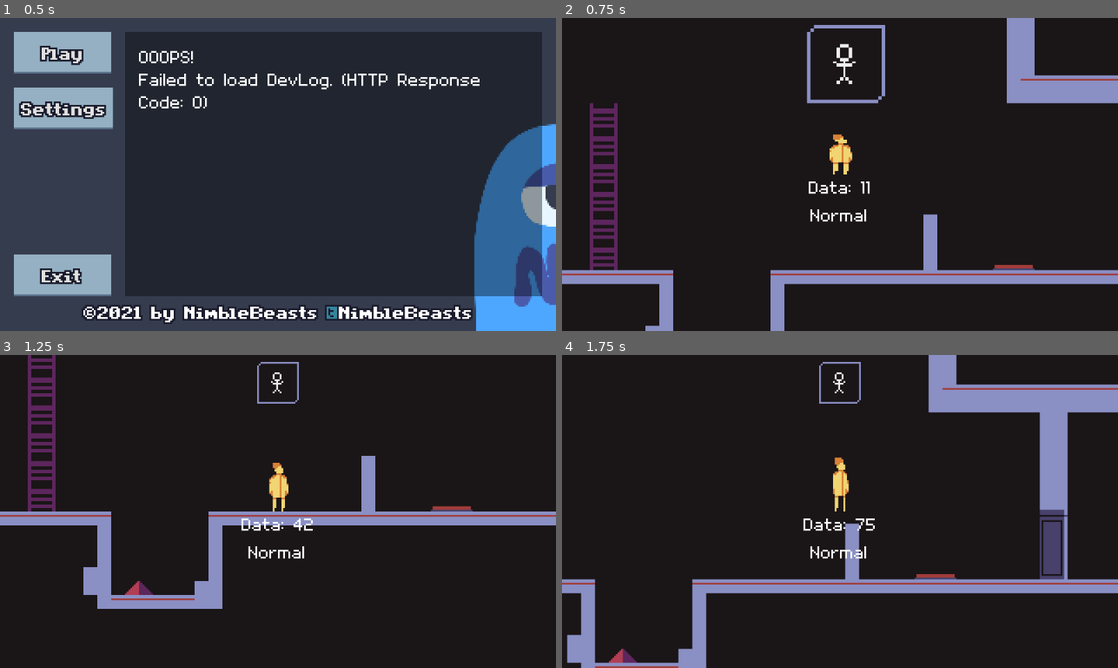
Above: before the commit, frames 1-4 (two rows, left to right).
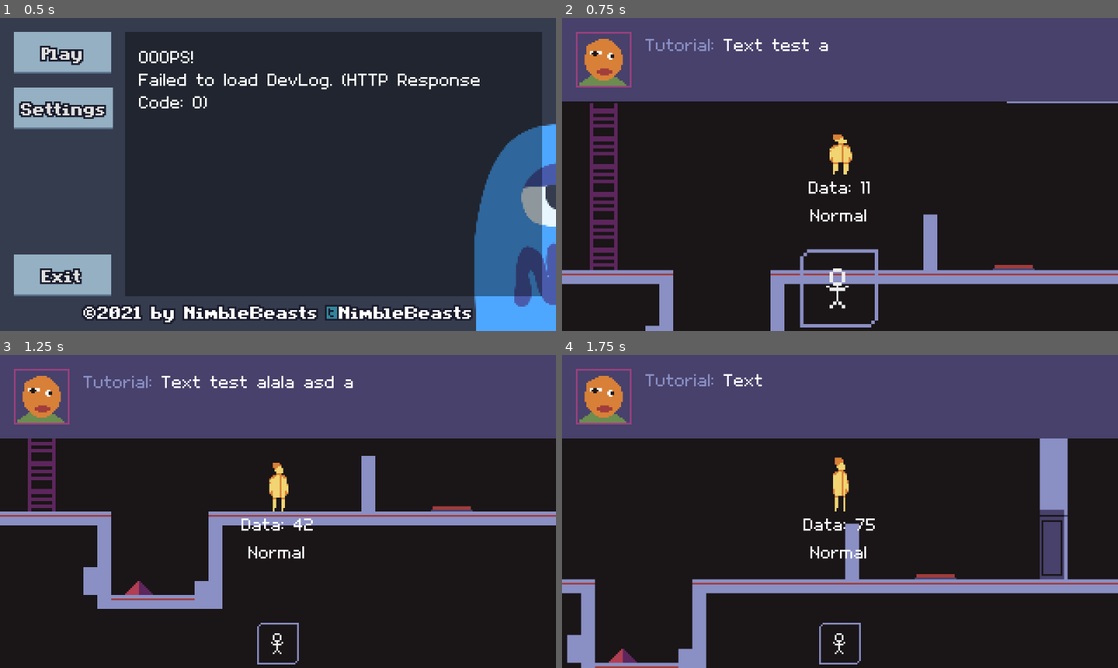
Above: after the commit, the same moments.

Repository: NimbleBeasts/NbGameOff2021
Game: Godot game, scene res://Src/GameManager.tscn
Same seed, same stepped clock (60 frames per second), same inputs: the game is played once before the commit and once after it.
Inputs:
- Up to frame 1 (0.5 s): no input
- Up to frame 2 (0.75 s): click "Play" at 0.5 s
- Up to frame 3 (1.25 s): no input
- Up to frame 4 (1.75 s): tap Enter at 1.25 s; hold Right (ui_right) from 1.28 s (still down); tap Z (ui_shoot) at 1.35 s; tap X (ui_jump) at 1.52, 1.55 s

Frame 1 is identical in both runs. In frame 2, 27% of the frame differs, in the area x 0-100%, y 0-99%; in frame 3, 27%; in frame 4, 27%.

Commit message:
started dialogue window

Diff:
--- /dev/null
+++ b/Src/Hud/DialogueBox.gd
@@ -0,0 +1,95 @@
+extends Control
+
+var text_buffer = ""
+var text_buffer_length = 0
+var last_dialogue = false
+var popup_state = false
+var timer_stopped = true
+var callback = null
+var text_anim_done = false
+var active = false
+
+func _ready():
+	Events.connect("dialogue_popup", self, "_popup")
+
+	_popup(Types.CharacterType.Tutorial, "Text test alala asd asd asd as asd", false, funcref(self, "testcbk"))
+
+func testcbk():
+	print("testcbk")
+	_popup(Types.CharacterType.Tutorial, "Text2 test alala asd asd asd as asd", true, funcref(self, "testcbk2"))
+
+func testcbk2():
+	print("end")
+
+func _physics_process(delta):
+	if active:
+		if Input.is_action_just_pressed('ui_shoot') or Input.is_action_just_pressed('ui_jump'):
+			if not text_anim_done:
+				_stop_text_anim()
+			else:
+				if last_dialogue:
+					$AnimationPlayer.play_backwards("pop_in")
+				active = false
+				callback.call_func()
+
+
+
+
+func _popup(character, text, last_diag, callback_function):
+	active = true
+	var char_name = ""
+	# Set Portrait
+	if character == Types.CharacterType.Tutorial:
+		char_name = "Tutorial"
+	else:
+		char_name = "Player"
+
+	text_buffer = text
+	last_dialogue = last_diag
+	callback = callback_function
+	text_anim_done = false
+
+	$Box/Text.bbcode_text = "[color=#8a8fc4]"+ char_name + ":[/color] " + text_buffer
+	$Box/Text.visible_characters = char_name.length() + 2
+
+	text_buffer_length = text_buffer.length() + char_name.length() + 2
+
+	$Box/NextTexture.hide()
+	$Box/DoneTexture.hide()
+
+	if not popup_state:
+		$AnimationPlayer.play("pop_in")
+	else:
+		_on_AnimationPlayer_animation_finished("")
+
+
+func _set_popup_state(state):
+	popup_state = state
+
+func _start_text_anim():
+	if $Box/Text.visible_characters < text_buffer_length:
+		$Box/Text.visible_characters += 1
+	else:
+		_stop_text_anim()
+
+func _stop_text_anim():
+	$Box/Text.visible_characters = text_buffer_length
+	$CharacterTimer.stop()
+	timer_stopped = true
+	text_anim_done = true
+	if last_dialogue:
+		$Box/DoneTexture.show()
+	else:
+		$Box/NextTexture.show()
+
+
+func _on_AnimationPlayer_animation_finished(anim_name):
+	if not text_anim_done:
+		timer_stopped = false
+		$CharacterTimer.start()
+
+
+func _on_CharacterTimer_timeout():
+	_start_text_anim()
+	if not timer_stopped:
+		$CharacterTimer.start()
--- /dev/null
+++ b/Src/Hud/DialogueBox.tscn
@@ -0,0 +1,112 @@
+[gd_scene load_steps=6 format=2]
+
+[ext_resource path="res://Assets/Hud/Portrait.png" type="Texture" id=1]
+[ext_resource path="res://Assets/Hud/dialogue_next.png" type="Texture" id=2]
+[ext_resource path="res://Assets/Hud/dialogue_done.png" type="Texture" id=3]
+[ext_resource path="res://Src/Hud/DialogueBox.gd" type="Script" id=4]
+
+[sub_resource type="Animation" id=1]
+resource_name = "pop_in"
+length = 0.2
+tracks/0/type = "value"
+tracks/0/path = NodePath("Box:rect_position")
+tracks/0/interp = 1
+tracks/0/loop_wrap = true
+tracks/0/imported = false
+tracks/0/enabled = true
+tracks/0/keys = {
+"times": PoolRealArray( 0, 0.1 ),
+"transitions": PoolRealArray( 1, 1 ),
+"update": 0,
+"values": [ Vector2( 0, -48 ), Vector2( 0, 0 ) ]
+}
+tracks/1/type = "method"
+tracks/1/path = NodePath(".")
+tracks/1/interp = 1
+tracks/1/loop_wrap = true
+tracks/1/imported = false
+tracks/1/enabled = true
+tracks/1/keys = {
+"times": PoolRealArray( 0, 0.1 ),
+"transitions": PoolRealArray( 1, 1 ),
+"values": [ {
+"args": [ false ],
+"method": "_set_popup_state"
+}, {
+"args": [ true ],
+"method": "_set_popup_state"
+} ]
+}
+
+[node name="DialogueBox" type="Control"]
+anchor_right = 1.0
+anchor_bottom = 1.0
+mouse_filter = 2
+script = ExtResource( 4 )
+__meta__ = {
+"_edit_use_anchors_": false
+}
+
+[node name="CharacterTimer" type="Timer" parent="."]
+wait_time = 0.05
+one_shot = true
+
+[node name="Box" type="Control" parent="."]
+anchor_right = 1.0
+margin_top = -48.0
+__meta__ = {
+"_edit_use_anchors_": false
+}
+
+[node name="Bg" type="ColorRect" parent="Box"]
+anchor_right = 1.0
+anchor_bottom = 1.0
+color = Color( 0.278431, 0.254902, 0.419608, 1 )
+__meta__ = {
+"_edit_use_anchors_": false
+}
+
+[node name="PortraitTexture" type="TextureRect" parent="Box"]
+margin_left = 8.0
+margin_top = 8.0
+margin_right = 40.0
+margin_bottom = 40.0
+texture = ExtResource( 1 )
+__meta__ = {
+"_edit_use_anchors_": false
+}
+
+[node name="Text" type="RichTextLabel" parent="Box"]
+margin_left = 48.0
+margin_top = 8.0
+margin_right = 312.0
+margin_bottom = 40.0
+bbcode_enabled = true
+bbcode_text = "Text: Test"
+text = "Text: Test"
+
+[node name="NextTexture" type="TextureRect" parent="Box"]
+margin_left = 304.0
+margin_top = 32.0
+margin_right = 312.0
+margin_bottom = 40.0
+texture = ExtResource( 2 )
+__meta__ = {
+"_edit_use_anchors_": false
+}
+
+[node name="DoneTexture" type="TextureRect" parent="Box"]
+margin_left = 304.0
+margin_top = 32.0
+margin_right = 312.0
+margin_bottom = 40.0
+texture = ExtResource( 3 )
+__meta__ = {
+"_edit_use_anchors_": false
+}
+
+[node name="AnimationPlayer" type="AnimationPlayer" parent="."]
+anims/pop_in = SubResource( 1 )
+
+[connection signal="timeout" from="CharacterTimer" to="." method="_on_CharacterTimer_timeout"]
+[connection signal="animation_finished" from="AnimationPlayer" to="." method="_on_AnimationPlayer_animation_finished"]
--- a/Src/Hud/HUD.tscn
+++ b/Src/Hud/HUD.tscn
@@ -7,6 +7,7 @@
 [ext_resource path="res://Assets/Hud/ghost_hover.png" type="Texture" id=5]
 [ext_resource path="res://Assets/Hud/ghost_click.png" type="Texture" id=6]
 [ext_resource path="res://Src/Hud/DefaultButton.tscn" type="PackedScene" id=7]
+[ext_resource path="res://Src/Hud/DialogueBox.tscn" type="PackedScene" id=8]
 
 [sub_resource type="Animation" id=1]
 resource_name = "popup"
@@ -33,7 +34,7 @@
 "times": PoolRealArray( 0, 0.5 ),
 "transitions": PoolRealArray( 1, 1 ),
 "update": 0,
-"values": [ Vector2( 0, 4 ), Vector2( 0, 80 ) ]
+"values": [ Vector2( 0, 154 ), Vector2( 0, 80 ) ]
 }
 tracks/2/type = "value"
 tracks/2/path = NodePath("GhostBox/HudPlayerIndicator:visible")
@@ -96,6 +97,8 @@
 [node name="AnimationPlayer" type="AnimationPlayer" parent="."]
 anims/popup = SubResource( 1 )
 
+[node name="DialogueBox" parent="." instance=ExtResource( 8 )]
+
 [node name="Bg" type="ColorRect" parent="."]
 anchor_right = 1.0
 anchor_bottom = 1.0
@@ -114,8 +117,8 @@
 
 [node name="GhostBox" type="HBoxContainer" parent="."]
 anchor_right = 1.0
-margin_top = 4.0
-margin_bottom = 28.0
+margin_top = 154.0
+margin_bottom = 178.0
 custom_constants/separation = 2
 alignment = 1
 __meta__ = {
@@ -125,7 +128,6 @@
 [node name="HudPlayerIndicator" parent="GhostBox" instance=ExtResource( 2 )]
 margin_left = 148.0
 margin_right = 172.0
-margin_bottom = 24.0
 texture = ExtResource( 3 )
 
 [node name="SaveGhostButton" type="TextureButton" parent="GhostBox"]
--- a/Src/Hud/HudGhostIndicator.tscn
+++ b/Src/Hud/HudGhostIndicator.tscn
@@ -21,12 +21,12 @@
 }
 
 [node name="HudGhostIndicator" type="TextureRect"]
-margin_right = 16.0
-margin_bottom = 16.0
+margin_right = 24.0
+margin_bottom = 24.0
 grow_horizontal = 2
 grow_vertical = 2
 rect_min_size = Vector2( 16, 16 )
-rect_pivot_offset = Vector2( 8, 0 )
+rect_pivot_offset = Vector2( 12, 24 )
 texture = ExtResource( 1 )
 script = ExtResource( 2 )
 __meta__ = {
--- a/Src/Objects/Spike.tscn
+++ b/Src/Objects/Spike.tscn
@@ -4,7 +4,7 @@
 [ext_resource path="res://Src/Objects/Spike.gd" type="Script" id=2]
 
 [sub_resource type="RectangleShape2D" id=1]
-extents = Vector2( 3, 3 )
+extents = Vector2( 5, 3 )
 
 [node name="Spike" type="Area2D"]
 collision_layer = 0
--- a/Src/_Autoloads/Events.gd
+++ b/Src/_Autoloads/Events.gd
@@ -17,8 +17,13 @@
 signal ghost_spawn(id)
 signal ghost_dialogue_popup(callback)
 
+# Dialogue
+signal dialogue_popup(character, text, last_diag, callback)
+
 # Bullet
 signal shoot_bullet(player, direction, pos)
+
+
 
 # Restart
 signal restart_level()
--- a/Src/_Autoloads/Types.gd
+++ b/Src/_Autoloads/Types.gd
@@ -2,3 +2,5 @@
 
 enum Direction { Top, Right, Down, Left }
 enum GameStates {Menu, Game, Settings}
+
+enum CharacterType {Tutorial, Player}
Binary file added: Assets/Hud/Portrait.png
Not shown, added: Assets/Hud/Portrait.png.import
Binary file added: Assets/Hud/dialogue_done.png
Not shown, added: Assets/Hud/dialogue_done.png.import
Binary file added: Assets/Hud/dialogue_next.png
Not shown, added: Assets/Hud/dialogue_next.png.import
Not shown: 1 places in Src/Hud/HUD.tscn that only renumber resources
